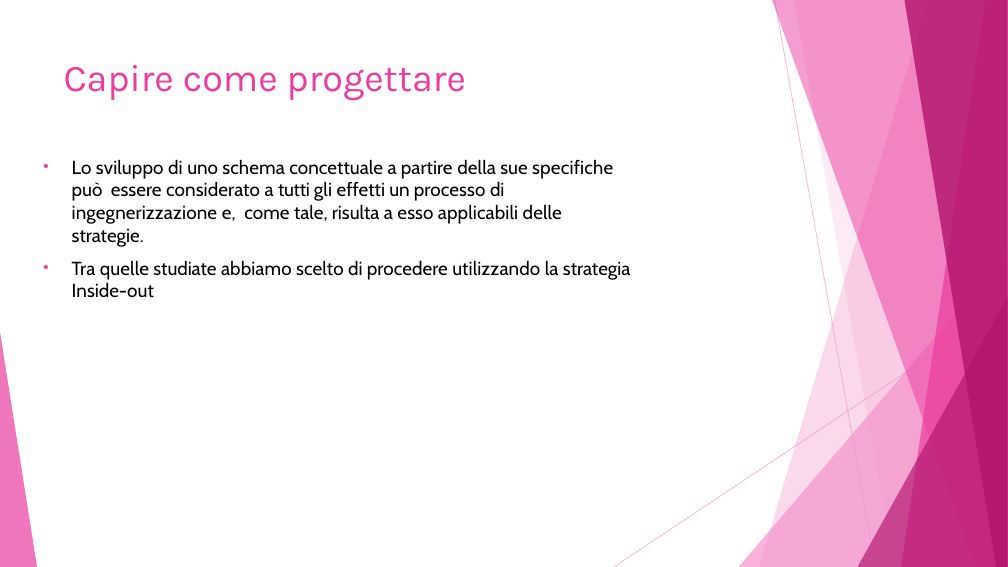
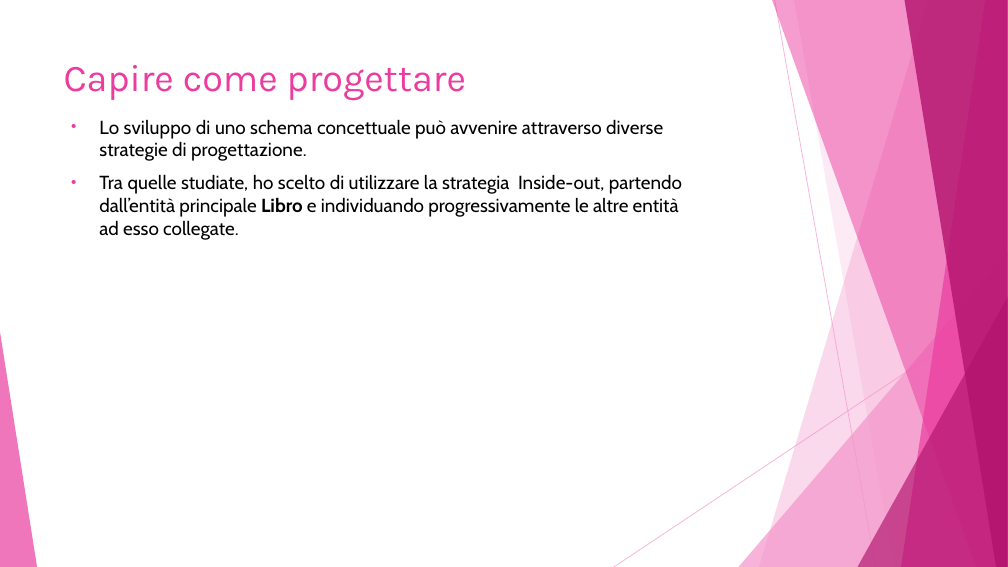
Before and after one commit to Damiana-Arangio/database-biblioteca, a slide deck: slide 4 of docs/presentazione.pptx (slide 5 before the commit). Drawn at 1008x567 pixels with LibreOffice and Linux fonts; fonts in the diff are those of the drawing. Boxes give left, top, right and bottom in pixels: in the first picture for what was removed or moved away, otherwise in the second. Text is boxed around its words. In the diff, an @@ line names an element or a change of style, - is before the commit and + after.

```diff
--- a/docs/presentazione.pptx
+++ b/docs/presentazione.pptx
@@ text at <box>99,119,682,240</box>: text changed @@
-• Lo sviluppo di uno schema concettuale a partire della sue specifiche può essere considerato a tutti gli effetti un processo di ingegnerizzazione e, come tale, risulta a esso applicabili delle strategie.
-• Tra quelle studiate abbiamo scelto di procedere utilizzando la strategia Inside-out
+• Lo sviluppo di uno schema concettuale può avvenire attraverso diverse strategie di progettazione.
+• Tra quelle studiate, ho scelto di utilizzare la strategia Inside-out, partendo dall’entità principale Libro e individuando progressivamente le altre entità ad esso collegate.
```
Also in this commit, not shown: 9 other slides changed, 1 slide removed.
